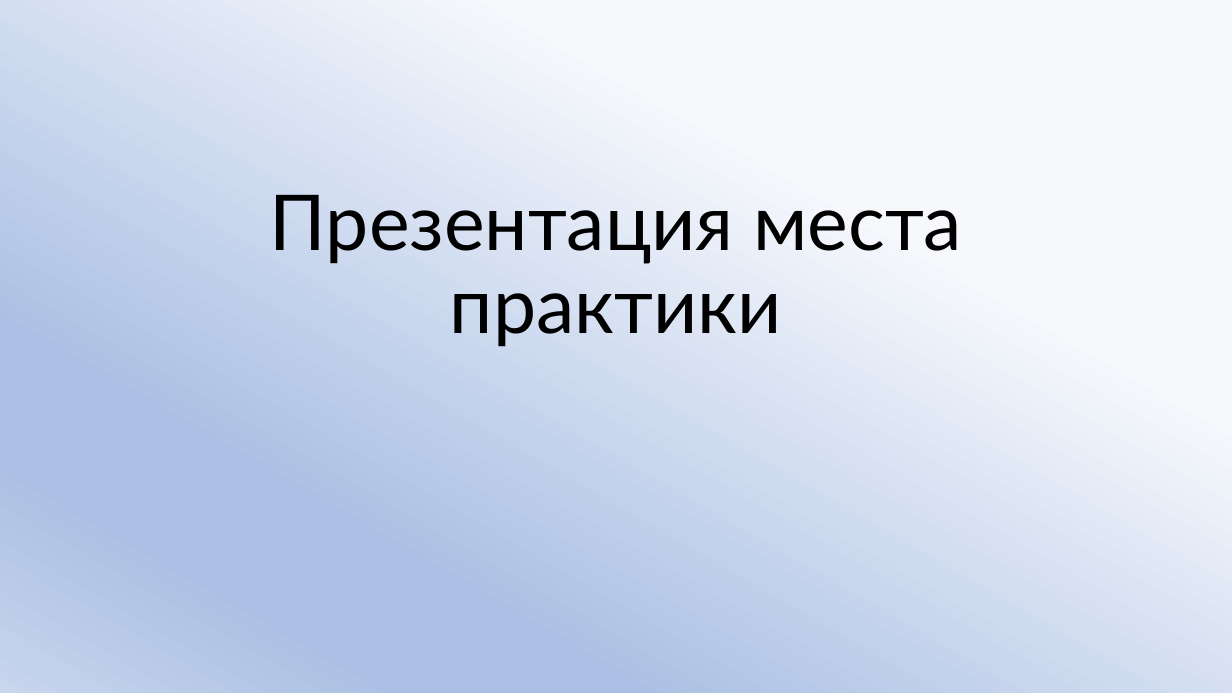
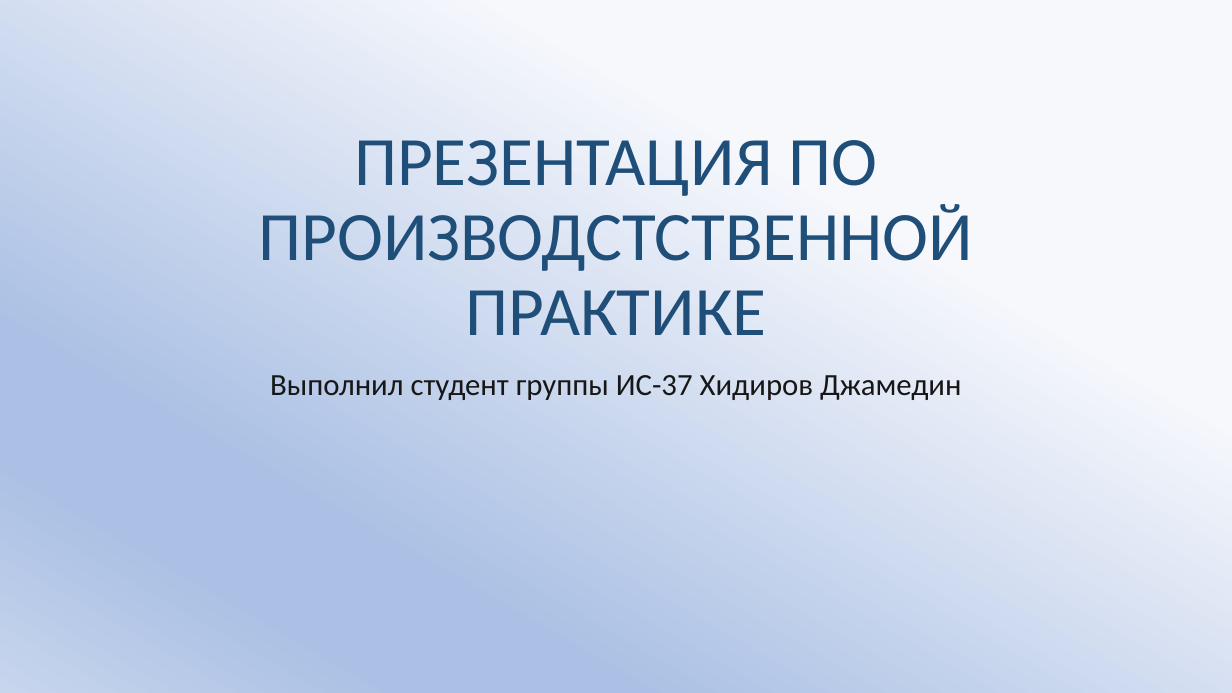
Before and after one commit to JamikKhidirov/-1212, a slide deck: slide 1 of Презентация места практики.pptx. Drawn at 1232x693 pixels with LibreOffice and Linux fonts; fonts in the diff are those of the drawing. Boxes give left, top, right and bottom in pixels: in the first picture for what was removed or moved away, otherwise in the second. Text is boxed around its words. In the diff, an @@ line names an element or a change of style, - is before the commit and + after.

```diff
--- a/Презентация места практики.pptx
+++ b/Презентация места практики.pptx
@@ title at [258, 140, 973, 335]: text changed; size 60 to 54 pt; font Lato to Calibri; text colour #000000 to #1F4E79 @@
-Презентация места практики
+ПРЕЗЕНТАЦИЯ ПО ПРОИЗВОДСТСТВЕННОЙ ПРАКТИКЕ
@@ subtitle added at [270, 375, 961, 400], 24 pt, text #181717 @@
+Выполнил студент группы ИС-37 Хидиров Джамедин
```
